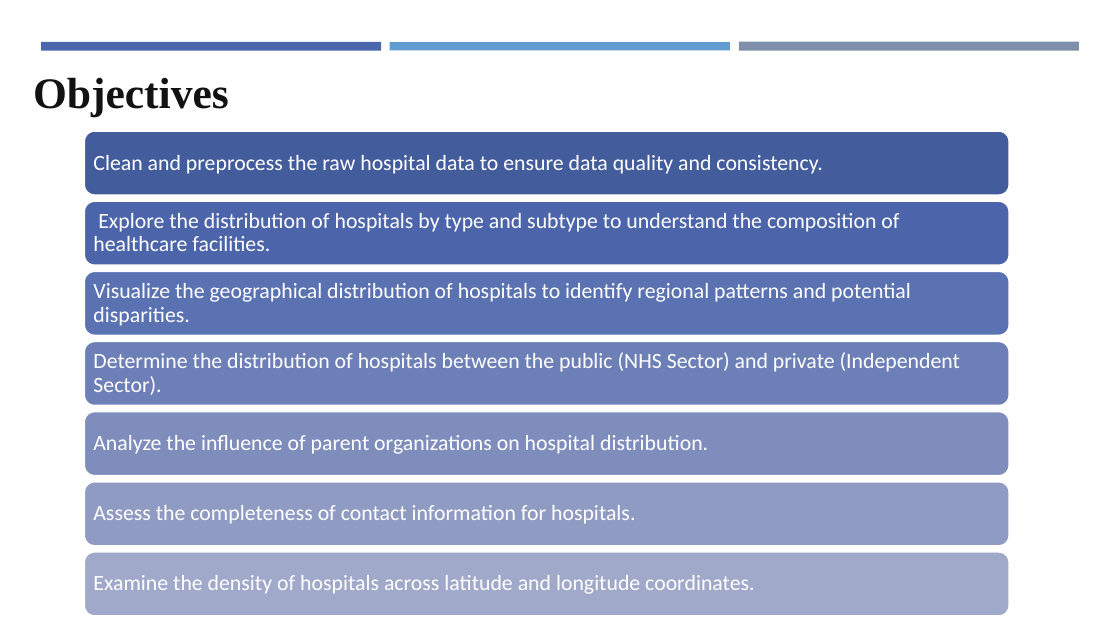
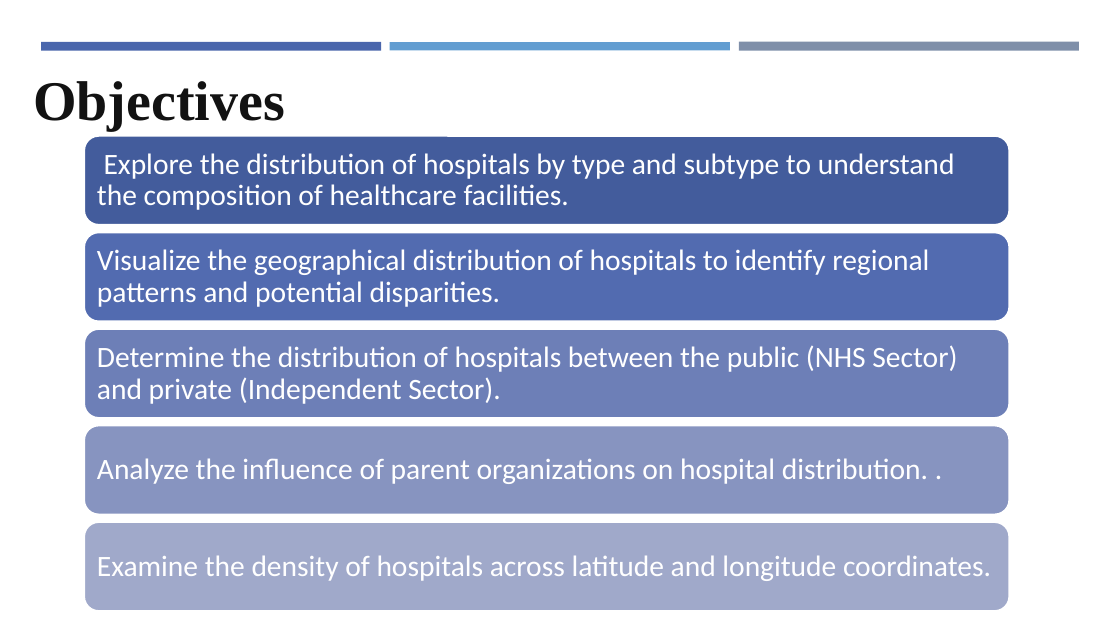
Before and after one commit to kouakoua1/Hospital-Analysis, a slide deck: slide 4 of 5 - Hospital Data Analysis report - Presentation.pptx. Drawn at 1120x630 pixels with LibreOffice and Linux fonts; fonts in the diff are those of the drawing. Boxes give left, top, right and bottom in pixels: in the first picture for what was removed or moved away, otherwise in the second. Text is boxed around its words. In the diff, an @@ line names an element or a change of style, - is before the commit and + after.

```diff
--- a/5 - Hospital Data Analysis report - Presentation.pptx
+++ b/5 - Hospital Data Analysis report - Presentation.pptx
@@ text "Objectives" at (33,81,285,131): size 28 to 36 pt @@
@@ rounded rectangle: place and size @@
-rounded rectangle at (84,130,1010,195)
+rounded rectangle at (84,136,1010,225)
@@ size 14 to 19 pt; more space between paragraphs in 4 elements at (97,345,957,404), (97,555,991,581), (97,249,929,307), (97,153,955,210) @@
@@ text "Explore the distribution of hospitals ...": place and size @@
-text "Explore the distribution of hospitals ..." at (93,213,899,251)
+text "Explore the distribution of hospitals ..." at (97,153,955,210)
@@ rounded rectangle: place and size @@
-rounded rectangle at (84,271,1010,336)
+rounded rectangle at (84,232,1010,321)
@@ rounded rectangle at (84,232,1010,321): fill #5C72B2 to #536BB0 @@
@@ text "Visualize the geographical distribution of ...": place and size @@
-text "Visualize the geographical distribution of ..." at (93,283,911,326)
+text "Visualize the geographical distribution of ..." at (97,249,929,307)
@@ rounded rectangle: place and size @@
-rounded rectangle at (84,340,1010,405)
+rounded rectangle at (84,328,1010,418)
@@ text "Determine the distribution of hospitals ...": place and size @@
-text "Determine the distribution of hospitals ..." at (93,352,960,395)
+text "Determine the distribution of hospitals ..." at (97,345,957,404)
@@ rounded rectangle: place and size @@
-rounded rectangle at (84,411,1010,476)
+rounded rectangle at (84,426,1010,515)
@@ rounded rectangle at (84,426,1010,515): fill #7F8EBD to #8895C0 @@
@@ text at (97,458,928,484): text changed; size 14 to 19 pt @@
-Analyze the influence of parent organizations on hospital distribution.
+Analyze the influence of parent organizations on hospital distribution. .
@@ group removed at (84,155,1010,547): 2 texts, 2 rounded rectangles @@
-Clean and preprocess the raw hospital data to ensure data quality and consistency.
-Assess the completeness of contact information for hospitals.
@@ rounded rectangle: place and size @@
-rounded rectangle at (84,551,1010,616)
+rounded rectangle at (84,522,1010,612)
@@ text "Examine the density of hospitals ...": place and size @@
-text "Examine the density of hospitals ..." at (93,575,754,594)
+text "Examine the density of hospitals ..." at (97,555,991,581)
```
Also in this commit, not shown: 18 other slides changed, 5 slides added, 21 slides removed.
